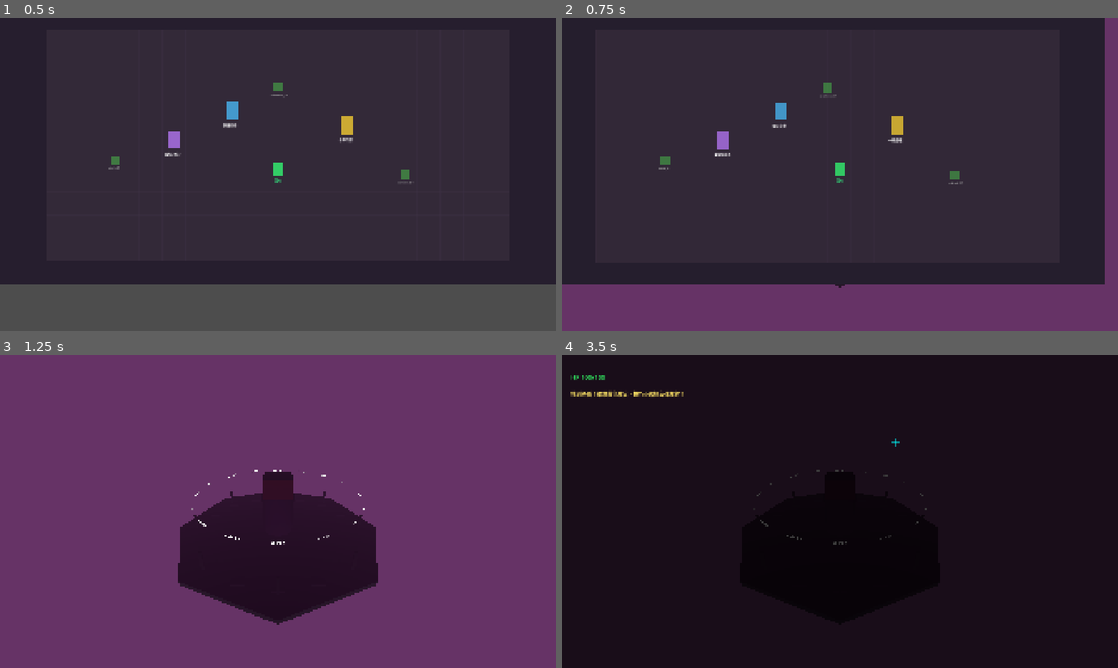
Above: before the commit, frames 1-4 (two rows, left to right).
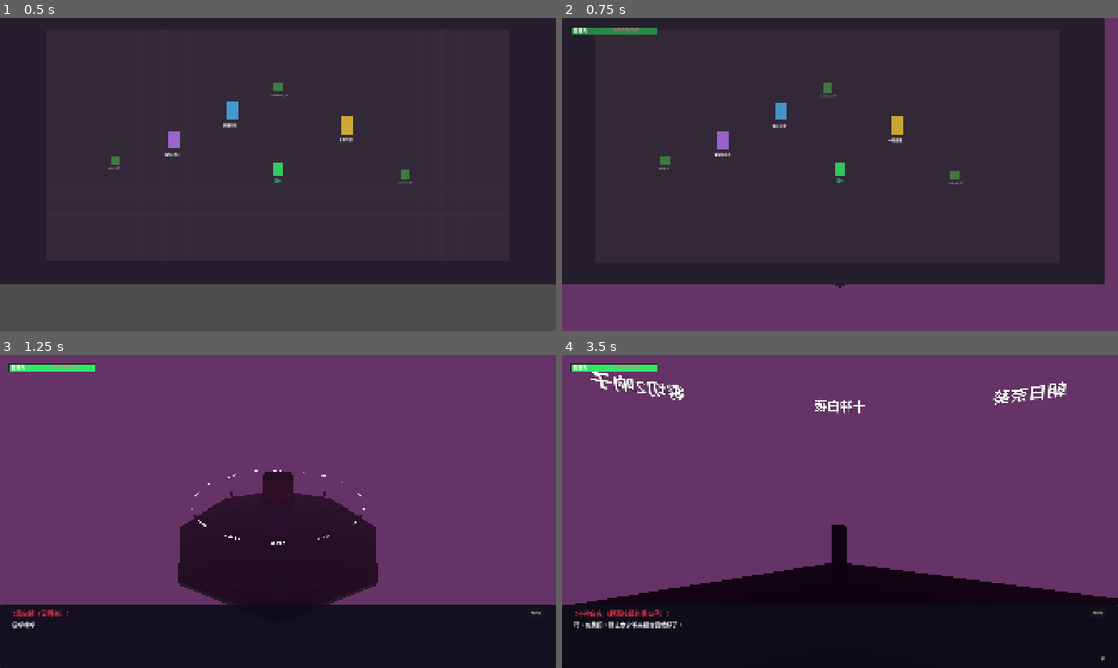
Above: after the commit, the same moments.

Repository: Luguoyn/dangan-AI
Game: Godot game, scene res://scenes/main.tscn
The game is run twice, just before and just after one commit, with the same random seed, the same clock (stepped at 60 frames per second) and the same inputs.
Inputs (mouse positions are in pixels of both pictures, inside the frame that each line leads up to):
- Up to frame 1 (0.5 s): no input
- Up to frame 2 (0.75 s): tap Enter (confirm) at 0.5 s; move the mouse to (962, 158) at 0.52 s; hold D (move_right) from 0.53 s (still down); tap T at 0.6 s; click (962, 158) at 0.67 s
- Up to frame 3 (1.25 s): keep holding D (move_right)
- Up to frame 4 (3.5 s): move the mouse to (728, 527) at 1.27 s; release D (move_right) at 1.28 s; hold S (move_down) 1.28-2 s; tap Enter (confirm) at 1.35 s; tap T at 1.55, 3.05 s; click (1095, 611) at 2 s, where only the run after the commit has a clickable "AUTO"; move the mouse to (895, 442) at 2.77 s; press the mouse at (895, 442) at 2.78 s; hold D (move_right) from 2.78 s (still down)

Frame 1 is identical in both runs. In frame 2, 0.3% of the frame differs, in the area x 1-18%, y 3-6%; in frame 3, 20%; in frame 4, 73%, in the area x 0-100%, y 0-98%.

Commit message:
fix: 进入裁判场自动播剧情, 防重复触发, 移除Space键

Diff:
--- a/scripts/courtroom/courtroom_scene.gd
+++ b/scripts/courtroom/courtroom_scene.gd
@@ -14,6 +14,7 @@
 var _hp_bar: HPBar
 var _dialogue_box_added: bool = false
 var _hp_bar_added: bool = false
+var _script_triggered: bool = false
 
 func _ready() -> void:
 	_build_environment()
@@ -24,7 +25,16 @@
 	_assign_characters_to_podiums()
 	EventBus.trial_started.emit()
 	_add_test_evidence()
-	print("[CourtroomScene] 裁判场就绪。D=议论 R=反论 H=拼字 C=高潮 Space=对话 B=返回")
+	_auto_start_script()
+	print("[CourtroomScene] 裁判场就绪。D=议论 R=反论 H=拼字 C=高潮 B=返回")
+
+func _auto_start_script() -> void:
+	if _script_triggered:
+		return
+	_script_triggered = true
+	show_hp_bar()
+	await get_tree().create_timer(0.5).timeout
+	ScriptInterpreter.load_script("res://story/courtroom_test.script.json")
 
 func _add_test_evidence() -> void:
 	EvidenceManager.add_evidence({
@@ -46,9 +56,6 @@
 	if event is InputEventKey:
 		if event.keycode == KEY_B and event.pressed:
 			SceneManager.load_scene("main")
-		if event.keycode == KEY_SPACE and event.pressed:
-			show_hp_bar()
-			ScriptInterpreter.load_script("res://story/courtroom_test.script.json")
 		if event.keycode == KEY_D and event.pressed:
 			show_hp_bar()
 			EventBus.start_nonstop_debate.emit("debate_test_01")
